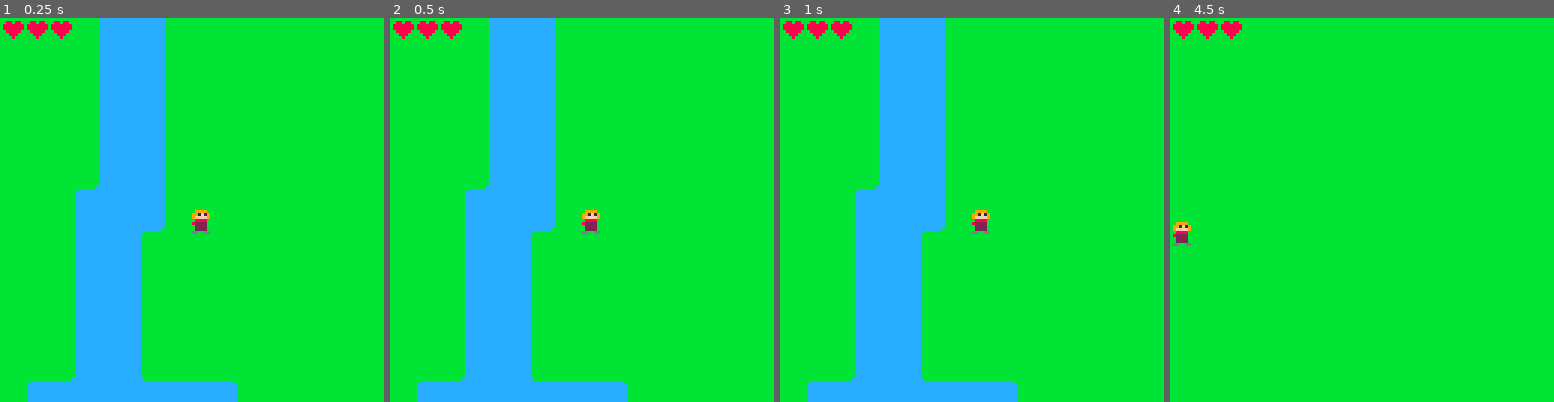
Above: before the commit, frames 1-4 (left to right).
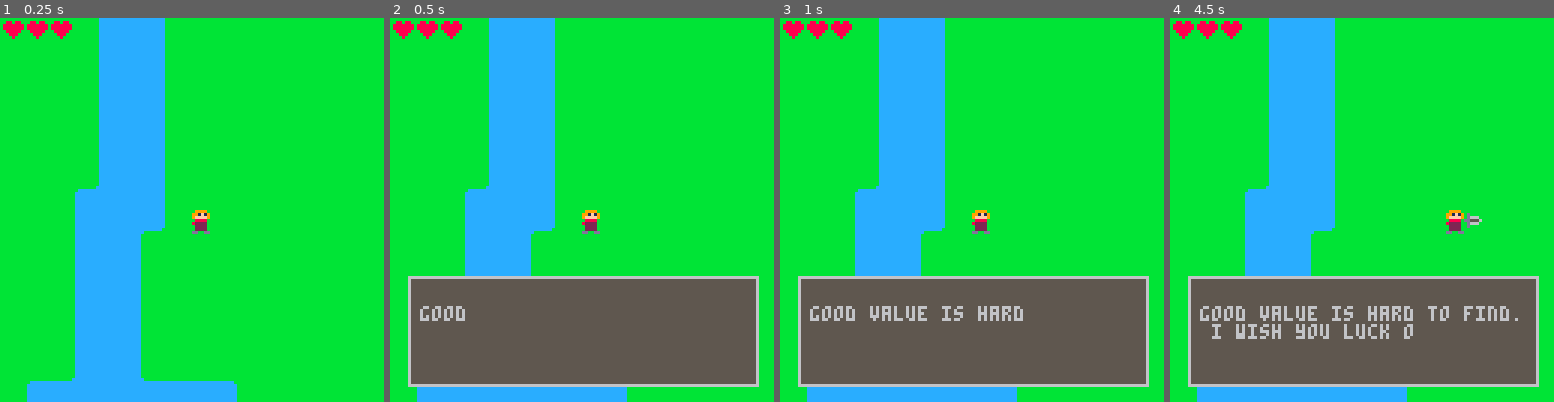
Above: after the commit, the same moments.

Repository: annydalch/pico8adventure
Game: PICO-8 cartridge adventure.p8
Two runs of this game, one before a commit and one after it. Both use one fixed random seed, a clock stepped at 60 frames per second and the inputs below.
Inputs:
- Up to frame 1 (0.25 s): no input
- Up to frame 2 (0.5 s): tap X (X key) at 0.33 s
- Up to frame 3 (1 s): tap O (Z key) at 0.7 s
- Up to frame 4 (4.5 s): tap X (X key) at 1.07, 1.85, 2.97, 4.08 s; hold Right 1.6-2.1 s; tap O (Z key) every 0.4 s from 1.7 to 4.1 s; hold Up 2.15-2.42 s; hold Right 2.47-3.03 s; hold Left 3.08-3.58 s; hold Down 3.63-3.97 s; hold Right from 4.02 s (still down)

Frame 1 is identical in both runs. In frame 2, 26% of the frame differs, in the area x 4-97%, y 67-97%; in frame 3, 26%; in frame 4, 41%, in the area x 0-97%, y 0-100%.

Commit message:
better handling of textboxes

Diff:
--- a/adventure.p8
+++ b/adventure.p8
@@ -8,7 +8,9 @@
    inittextbox()
    initsword()
    menuitem(1,"save adventure",savegame)
-   if (peek(0x5eff) != 0) then
+   if (peek(0x5eff) != 0) then --[[i use the last bit of the cartdata to mark if a save exists
+if it's nonzero then a save exists and should be loaded
+      otherwise init a new game]]
       savedata()
    else
       nosavedata()
@@ -16,16 +18,20 @@
 end
 
 function _draw()
-   cls()
+   cls() --wouldn't be necessary if i had a whole map already
    map(activescreen.x * 16, activescreen.y * 16, 0, 0, 16, 16)
    drawentities()
    player.drawhealth()
-   if (textbox.active) textbox.draw()
+   drawmenus()
 end
 
 function _update()
-   if (textbox.active) then
-      textbox.update()
+   local listtest = false
+   for a,b in pairs(menus) do
+      listtest = true
+   end
+   if listtest then
+      menuupdate()
    else
       gameupdate()
    end
@@ -33,44 +39,73 @@
 
 function drawentities()
    for thing in all(entities) do
-      thing.draw()
+      thing.draw(thing)
    end
 end
 
 function gameupdate()
    for thing in all(entities) do
-      thing.update()
+      thing.update(thing)
    end
    if (btnp(4) and not sword.active) sword.use()
+   if (btnp(5)) textbox.make("good value is hard to find. i wish you luck on your quest.")
+end
+
+function menuupdate()
+   for thing in all(menus) do
+      thing.update(thing)
+   end
+end
+
+function drawmenus()
+   for thing in all(menus) do
+      thing.draw(thing)
+   end
 end
 
 function inittextbox()
    textbox = {}
-   textbox.active = false
-   textbox.text = {}
-   textbox.counter = 0
    textbox.x1 = 6
    textbox.y1 = 86
    textbox.x2 = 122
    textbox.y2 = 122
+   textbox.advx = 120
+   textbox.advy = 120
    textbox.bgcolor = 5
    textbox.fgcolor = 6
-   textbox.draw = function()
+   textbox.draw = function(self)
       rectfill(textbox.x1, textbox.y1, textbox.x2, textbox.y2, textbox.bgcolor)
       rect(textbox.x1, textbox.y1, textbox.x2, textbox.y2, textbox.fgcolor)
-      for index,text in pairs(textbox.text) do
-	 print(text, textbox.x1 + 4, textbox.y1 + 4 + 6*index, textbox.fgcolor)
-      end
-   end
-   textbox.update = function()
-      textbox.counter -= 1
-      if (textbox.counter == 0) textbox.active = false
-   end
-   textbox.make = function(frames, text) --[[text should be an array of strings not exceeding 27 chars
-      and at most 3 lines]]
-      textbox.active = true
-      textbox.text = text
-      textbox.counter = frames
+      for count=1,3 do
+	 local subtext = sub(self.activetext, ((count-1)*27)+1, count*27)
+	 print(subtext, textbox.x1 + 4, textbox.y1 + 4 + 6*count, textbox.fgcolor)
+      end
+      if self.counter == #self.fulltext then
+	 pset(textbox.advx, textbox.advy, textbox.fgcolor)
+      end
+   end
+
+   textbox.update = function(self)
+      if self.counter < #self.fulltext then
+	 self.counter += 1
+	 self.activetext = sub(self.fulltext, 0, self.counter)
+      elseif btnp(4) then
+	 del(menus, self)
+      end
+   end
+
+   textbox.new = function(text)
+      local this = {}
+      this.fulltext = text
+      this.activetext = ""
+      this.counter = 0
+      this.draw = textbox.draw
+      this.update = textbox.update
+      return this
+   end
+
+   textbox.make = function(text)
+      add(menus, textbox.new(text))
    end
 end
 
@@ -155,6 +193,7 @@
 function initvars()
    activescreen = {}
    entities = {}
+   menus = {}
 end
 
 function initplayer()
